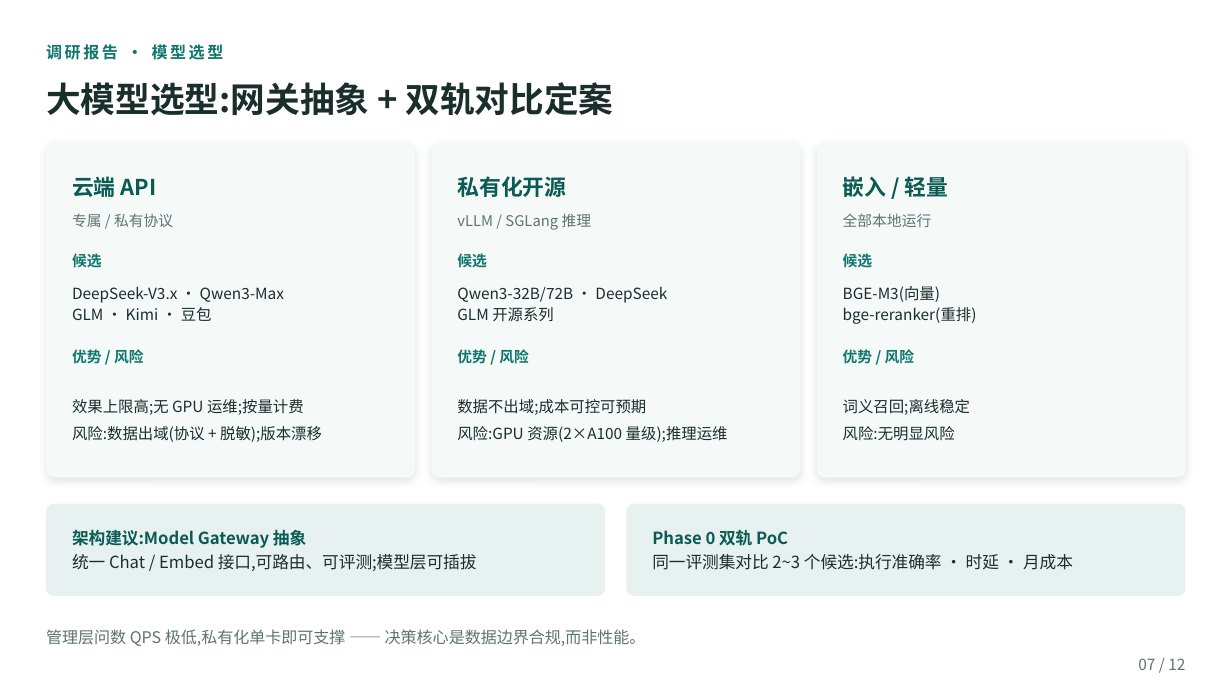
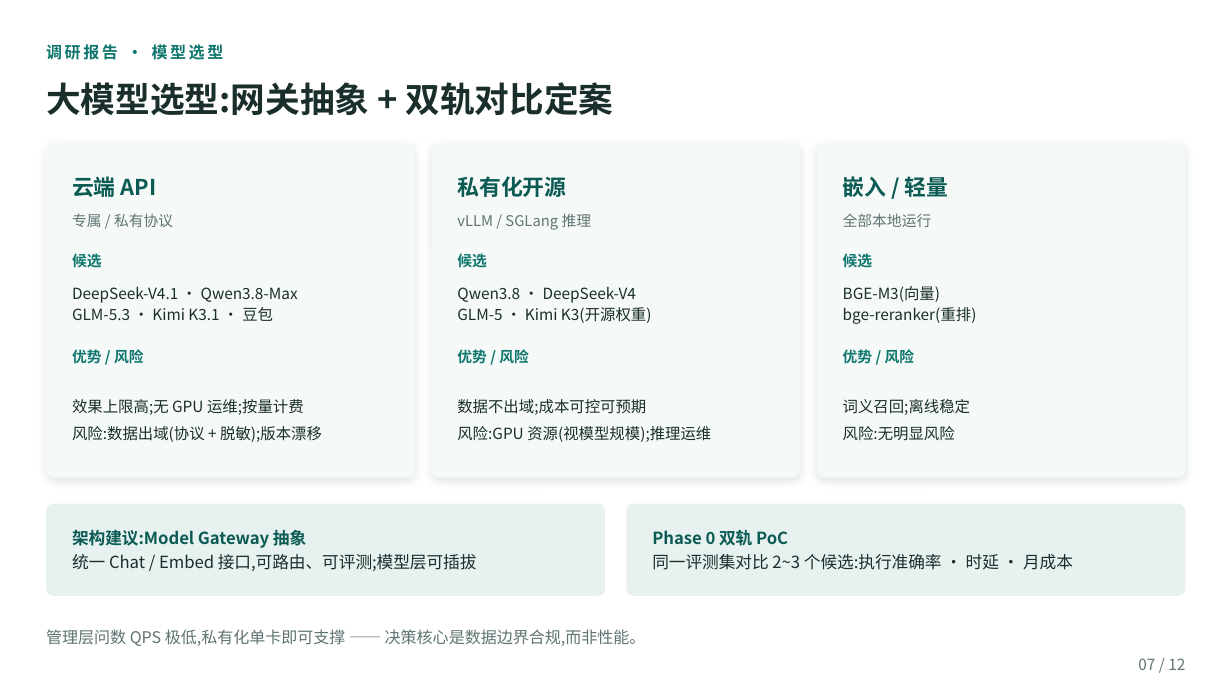
Before and after one commit to zhanzhao2026/bi, a slide deck: slide 7 of docs/AI问数技术调研报告.pptx. Drawn at 1232x693 pixels with LibreOffice and Linux fonts; fonts in the diff are those of the drawing. Boxes give left, top, right and bottom in pixels: in the first picture for what was removed or moved away, otherwise in the second. Text is boxed around its words. In the diff, an @@ line names an element or a change of style, - is before the commit and + after.

Commit message:
docs: 调研报告模型选型版本核对 — DeepSeek-V4.1/Qwen3.8-Max/GLM-5.3/Kimi K3.1(PPT+01文档同步)

```diff
--- a/docs/AI问数技术调研报告.pptx
+++ b/docs/AI问数技术调研报告.pptx
@@ text at box(72, 286, 298, 321): text changed @@
-DeepSeek-V3.x · Qwen3-Max
-GLM · Kimi · 豆包
+DeepSeek-V4.1 · Qwen3.8-Max
+GLM-5.3 · Kimi K3.1 · 豆包
@@ text at box(457, 286, 652, 323): text changed @@
-Qwen3-32B/72B · DeepSeek
-GLM 开源系列
+Qwen3.8 · DeepSeek-V4
+GLM-5 · Kimi K3(开源权重)
@@ text at box(457, 426, 711, 442): text changed @@
-风险:GPU 资源(2×A100 量级);推理运维
+风险:GPU 资源(视模型规模);推理运维
```
Also in this commit, not shown: 1 other file.
